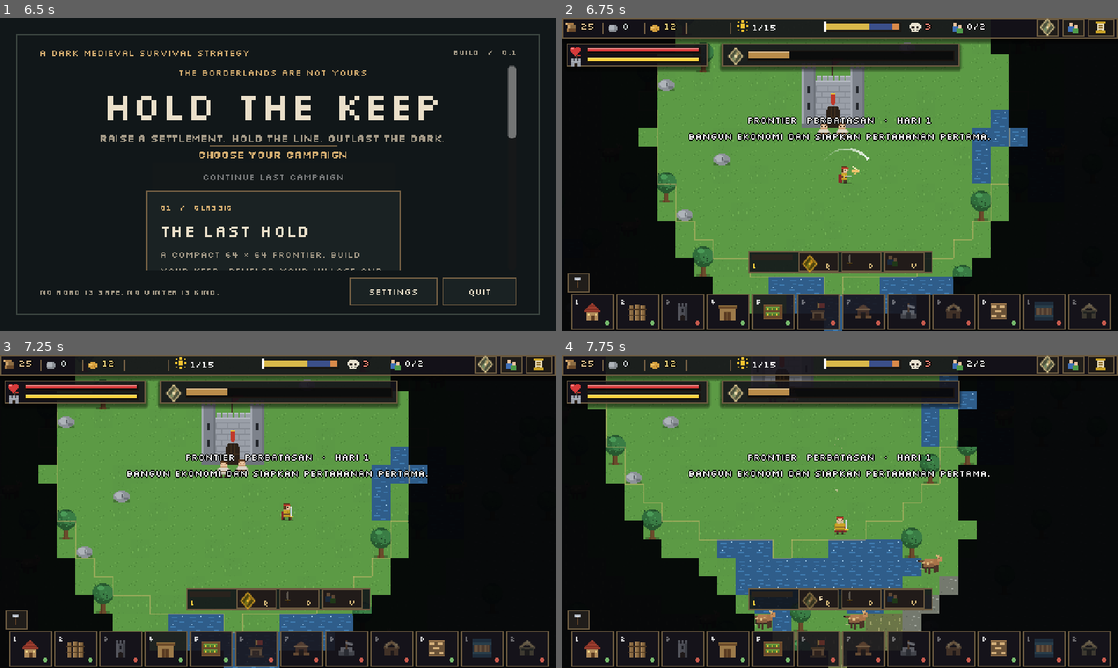
Above: before the commit, frames 1-4 (two rows, left to right).
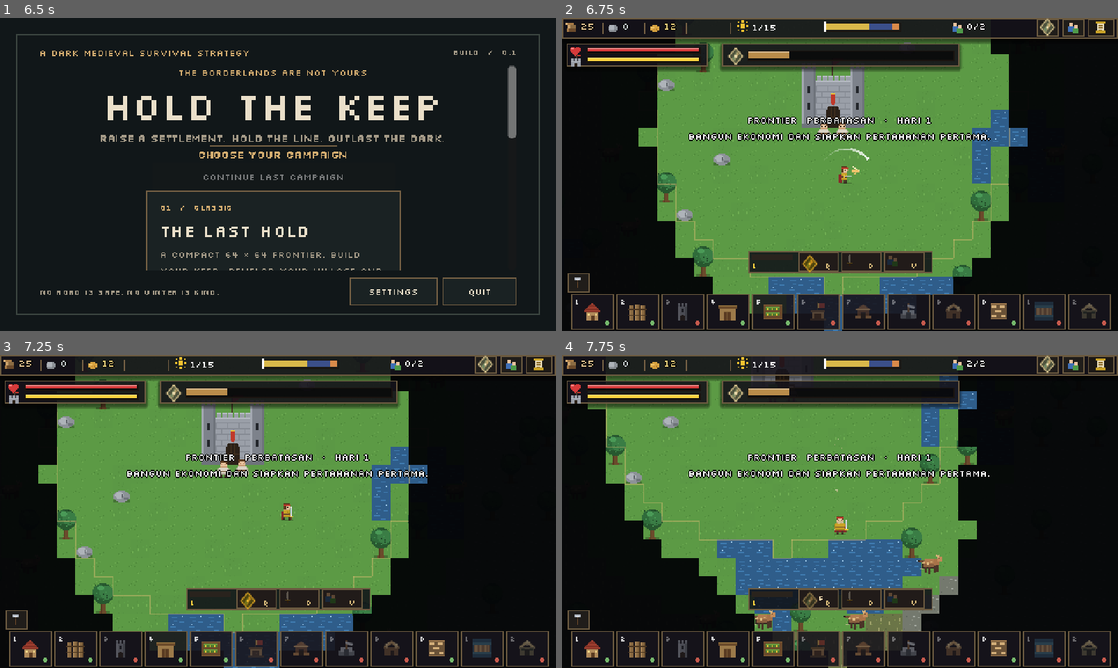
Above: after the commit, the same moments.

Repository: shimleabyte/hold-the-keep
Game: Godot game, scene res://scenes/main.tscn
Same seed, same stepped clock (60 frames per second), same inputs: the game is played once before the commit and once after it.
Inputs (mouse positions are in pixels of both pictures, inside the frame that each line leads up to):
- Up to frame 1 (6.5 s): click "ENTER CLASSIC" at 0.5 s; click "ENTER CLASSIC" at 1.25 s; click "SETTINGS" at 2 s; click "VERTICAL SYNC / ON" at 2.75 s; click "VERTICAL SYNC / OFF" at 3.5 s; click "SCREEN SHAKE / ON" at 4.25 s; click "SCREEN SHAKE / OFF" at 5 s; click "RETURN TO TITLE" at 5.75 s
- Up to frame 2 (6.75 s): tap Enter (ui_accept) at 6.5 s; move the mouse to (962, 158) at 6.52 s; hold D (move_right) from 6.53 s (still down); tap C (ability_cleave) at 6.6 s; click (962, 158) at 6.67 s
- Up to frame 3 (7.25 s): keep holding D (move_right); tap Enter (ui_accept) at 6.77 s
- Up to frame 4 (7.75 s): move the mouse to (728, 527) at 7.27 s; release D (move_right) at 7.28 s; hold S (move_down) from 7.28 s (still down); tap Q (ability_dash) at 7.35 s; tap Enter (ui_accept) at 7.52 s

Frame 1 is identical in both runs. In frame 2, less than 0.1% of the frame differs, in the area x 62-67%, y 1-5%; in frame 3, less than 0.1%; in frame 4, less than 0.1%.
Error after the commit: Parse Error: Preload file "res://assets/sprites/enemy_archer.svg" does not exist. (res://scripts/entities/enemy.gd:22)

Commit message:
feat(art): map ranged and siege enemies to dedicated sprites

Diff:
--- a/scripts/entities/enemy.gd
+++ b/scripts/entities/enemy.gd
@@ -19,8 +19,8 @@
     "bandit": preload("res://assets/sprites/enemy_bandit.svg"),
     "wolf": preload("res://assets/sprites/enemy_wolf.svg"),
     "soldier": preload("res://assets/sprites/enemy_soldier.svg"),
-    "archer": preload("res://assets/sprites/enemy_bandit.svg"),
-    "brute": preload("res://assets/sprites/enemy_soldier.svg"),
+    "archer": preload("res://assets/sprites/enemy_archer.svg"),
+    "brute": preload("res://assets/sprites/enemy_brute.svg"),
     "king": preload("res://assets/sprites/enemy_king.svg"),
 }
 const PLAYER_REACH := 12.0
